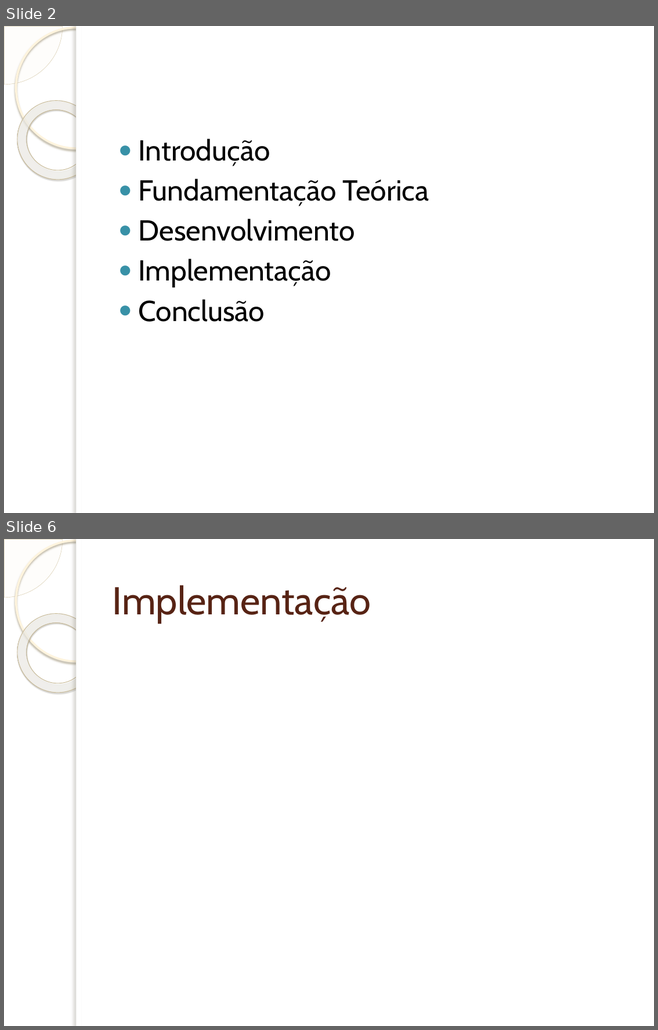
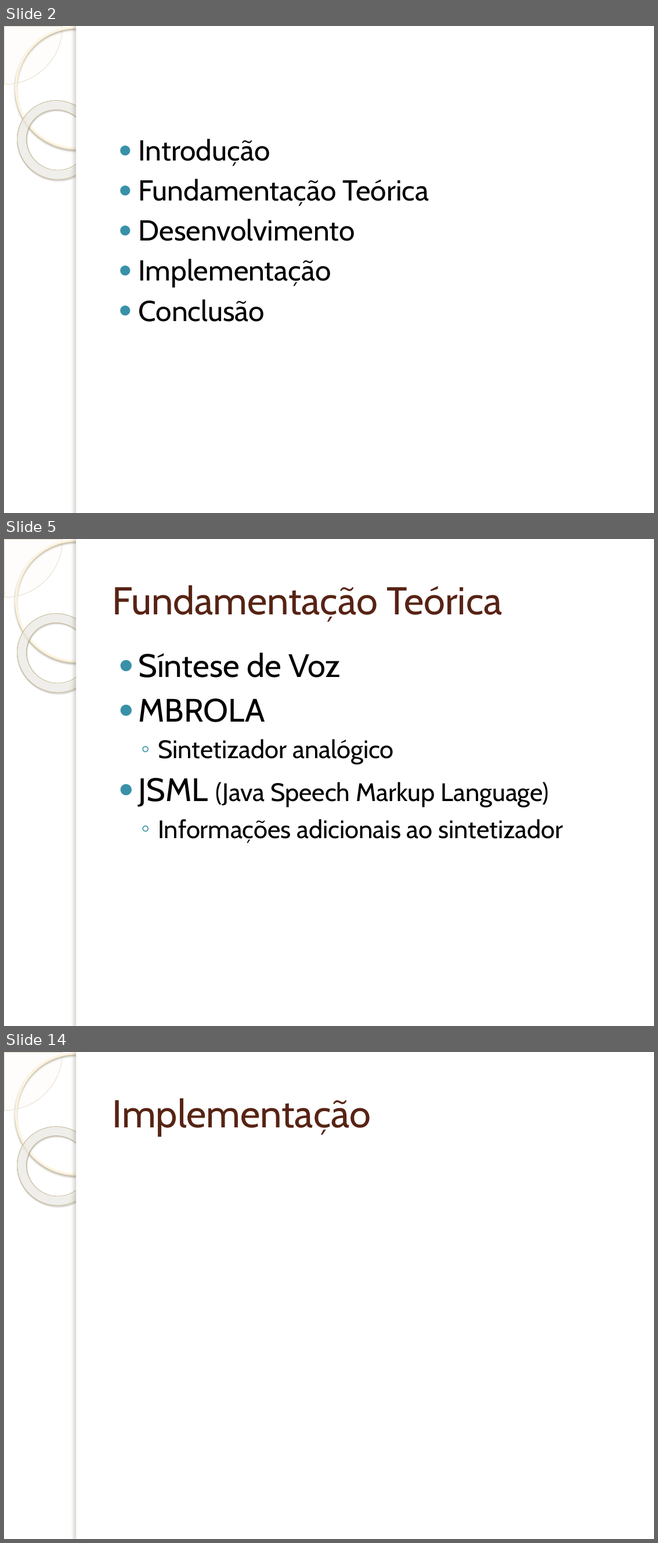
Before and after one commit to wendeldavid/soundwave, a slide deck: docs/tcc/Implementação de Suporta à Programação e Interpretação da.pptx. Shown one above the other, each under a label of ours: slides 2 and 6 before the commit, slides 2, 5 and 14 after it; the slides between them are not shown. The pictures are 658x1030 and 658x1543 pixels, drawn with LibreOffice and Linux fonts; fonts in the diff are those of the drawing; background and template pictures are left out. Boxes give left, top, right and bottom in pixels: in the first picture for what was removed or moved away, otherwise in the second. Text is boxed around its words. In the diff, an @@ line names an element or a change of style, - is before the commit and + after.

```diff
--- a/docs/tcc/Implementação de Suporta à Programação e Interpretação da.pptx
+++ b/docs/tcc/Implementação de Suporta à Programação e Interpretação da.pptx
@@ slide 5 added at [4,539,654,1026], background picture (left out); not listed: 5 template elements that a slide beside it also shows @@
@@ title added at [112,585,502,622], 43 pt, text #572314 @@
+Fundamentação Teórica
@@ text added at [139,653,563,843], 28 pt, text #000000 @@
+● Síntese de Voz
+● MBROLA
+  ◦ Sintetizador analógico
+● JSML (Java Speech Markup Language)
+  ◦ Informações adicionais ao sintetizador
@@ what was slide 6 is now slide 14 @@
```
Also in this commit, not shown: 3 slides changed, 8 other slides added, 1 slide removed.
